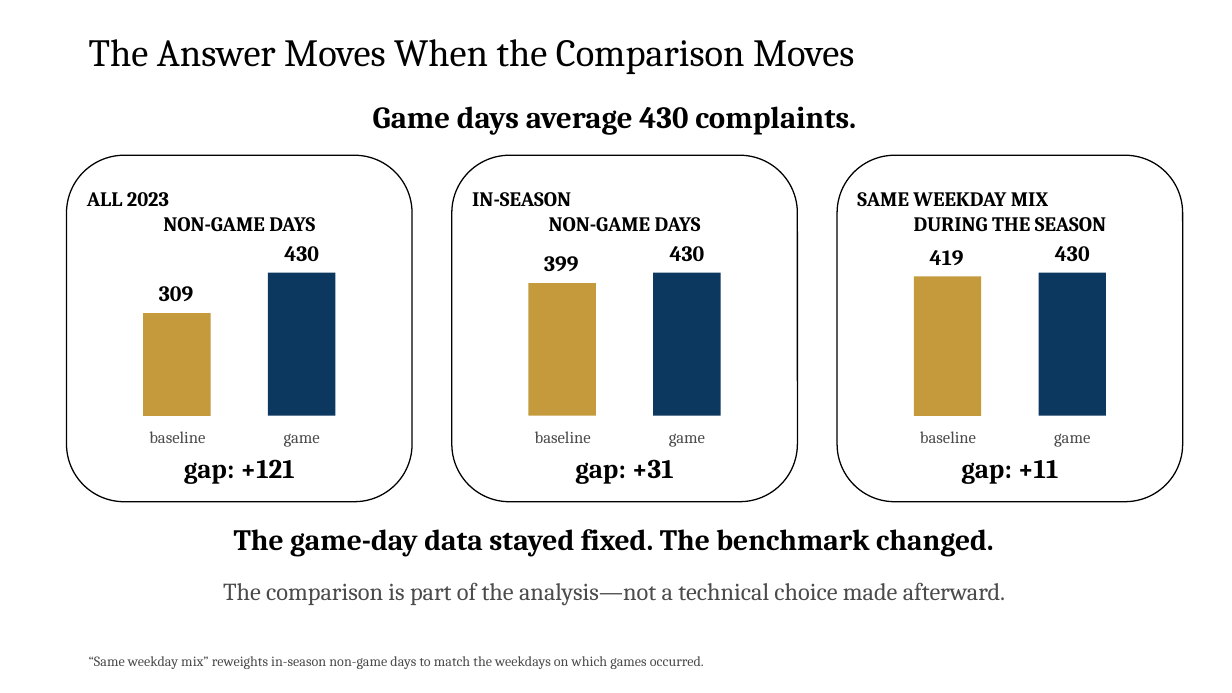
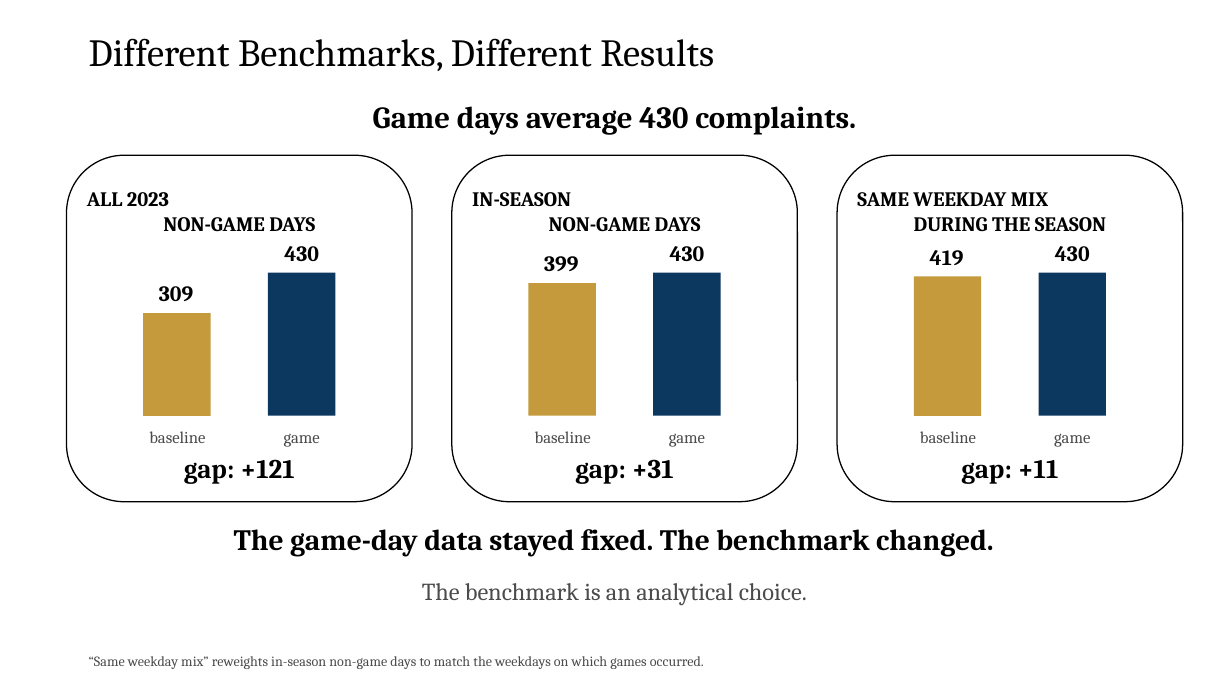
Before and after one commit to zjelveh/zjelveh.github.io, a slide deck: slide 11 of files/ccjs418e_fall2026/lecture_1.pptx (slide 12 before the commit). Drawn at 1232x693 pixels with LibreOffice and Linux fonts; fonts in the diff are those of the drawing. Boxes give left, top, right and bottom in pixels: in the first picture for what was removed or moved away, otherwise in the second. Text is boxed around its words. In the diff, an @@ line names an element or a change of style, - is before the commit and + after.

Commit message:
Revise Lecture 1 after instructor review

```diff
--- a/files/ccjs418e_fall2026/lecture_1.pptx
+++ b/files/ccjs418e_fall2026/lecture_1.pptx
@@ text at bbox=[89, 38, 714, 71]: text changed @@
-The Answer Moves When the Comparison Moves
+Different Benchmarks, Different Results
@@ text at bbox=[422, 583, 807, 606]: text changed @@
-The comparison is part of the analysis—not a technical choice made afterward.
+The benchmark is an analytical choice.
```
Also in this commit, not shown: 14 other slides changed, 2 slides removed.
